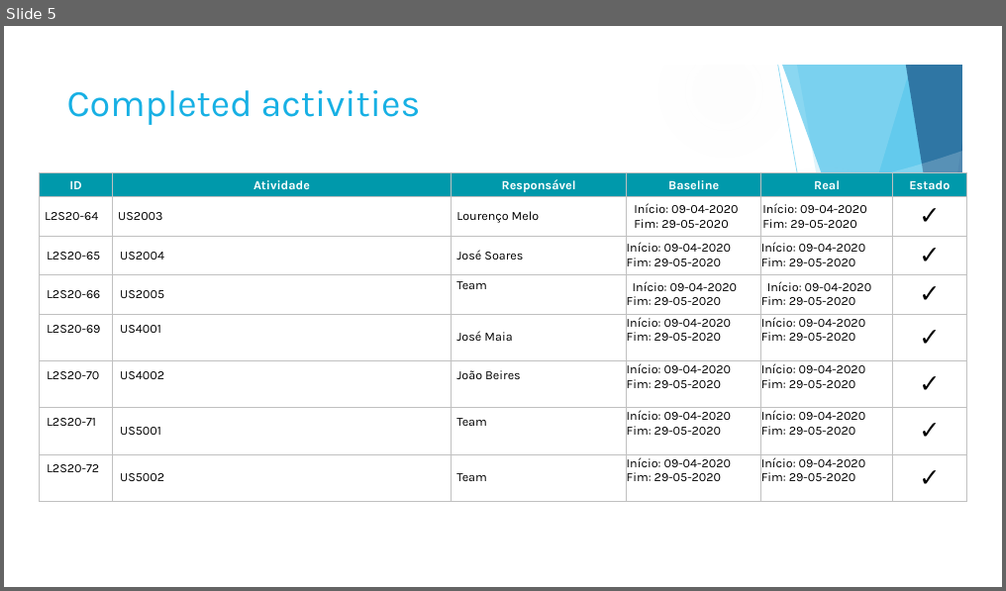
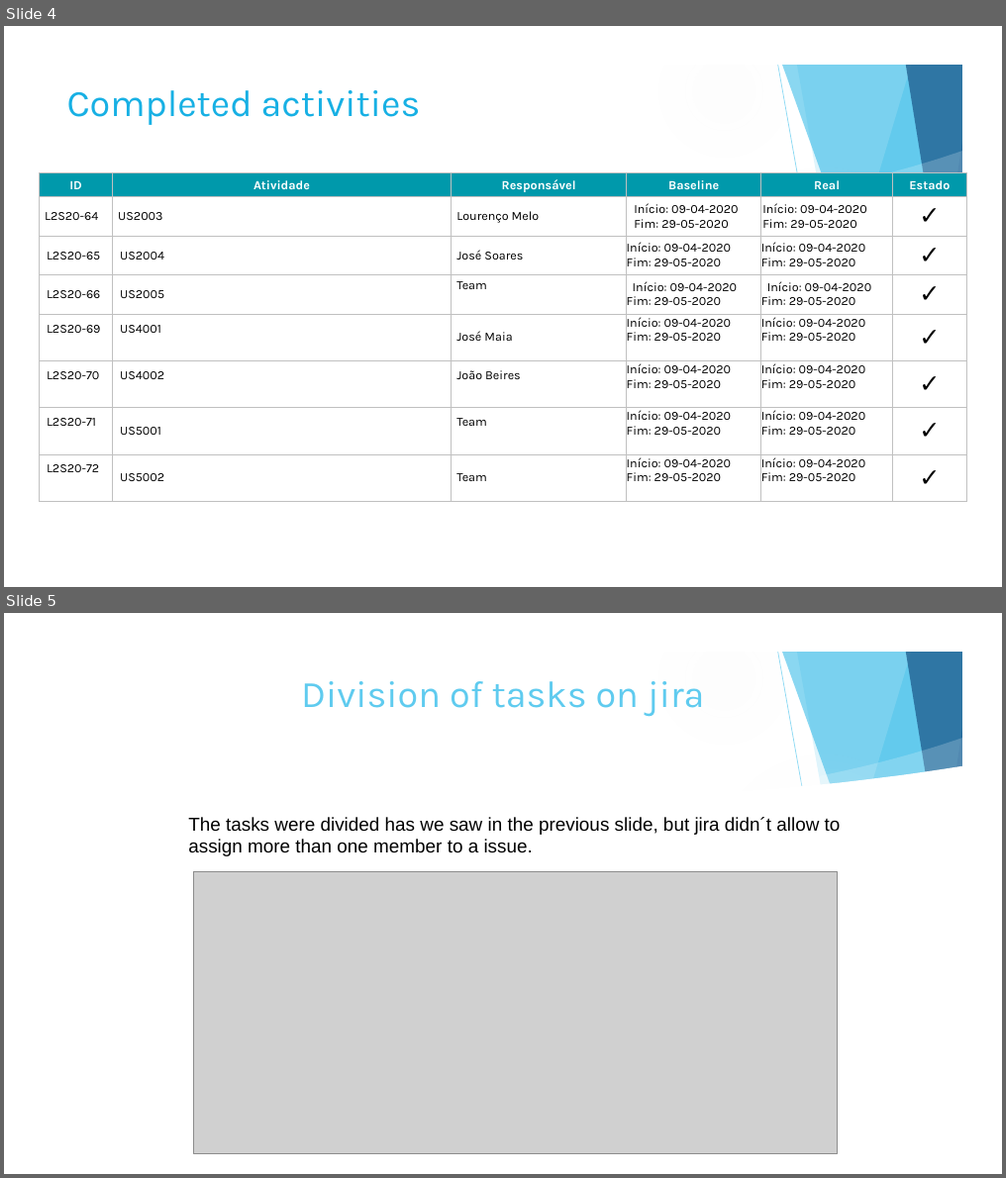
Before and after one commit to LourencoMelo/ISEP-EAPLI, a slide deck: eapli.base/docs/PDS_do_Projeto_SPRINT_C.pptx. Shown one above the other, each under a label of ours: slide 5 before the commit, slides 4 and 5 after it. The pictures are 1006x591 and 1006x1178 pixels, drawn with LibreOffice and Linux fonts; fonts in the diff are those of the drawing; grey boxes stand for pictures; background and template pictures are left out. Boxes give left, top, right and bottom in pixels: in the first picture for what was removed or moved away, otherwise in the second. Text is boxed around its words. In the diff, an @@ line names an element or a change of style, - is before the commit and + after.

```diff
--- a/eapli.base/docs/PDS_do_Projeto_SPRINT_C.pptx
+++ b/eapli.base/docs/PDS_do_Projeto_SPRINT_C.pptx
@@ slide 5 added at (4, 613, 1002, 1174), background picture (left out); not listed: 18 template elements that a slide beside it also shows @@
@@ title added at (301, 681, 705, 716), 36 pt, text #5FCBEF @@
+Division of tasks on jira
@@ text added at (188, 817, 841, 857), 18 pt, text #000000 @@
+The tasks were divided has we saw in the previous slide, but jira didn´t allow to assign more than one member to a issue.
@@ picture added at (193, 872, 838, 1155) @@
@@ what was slide 5 is now slide 4 @@
```
Also in this commit, not shown: 3 slides changed, 2 other slides added, 2 slides removed, 6 other files.
